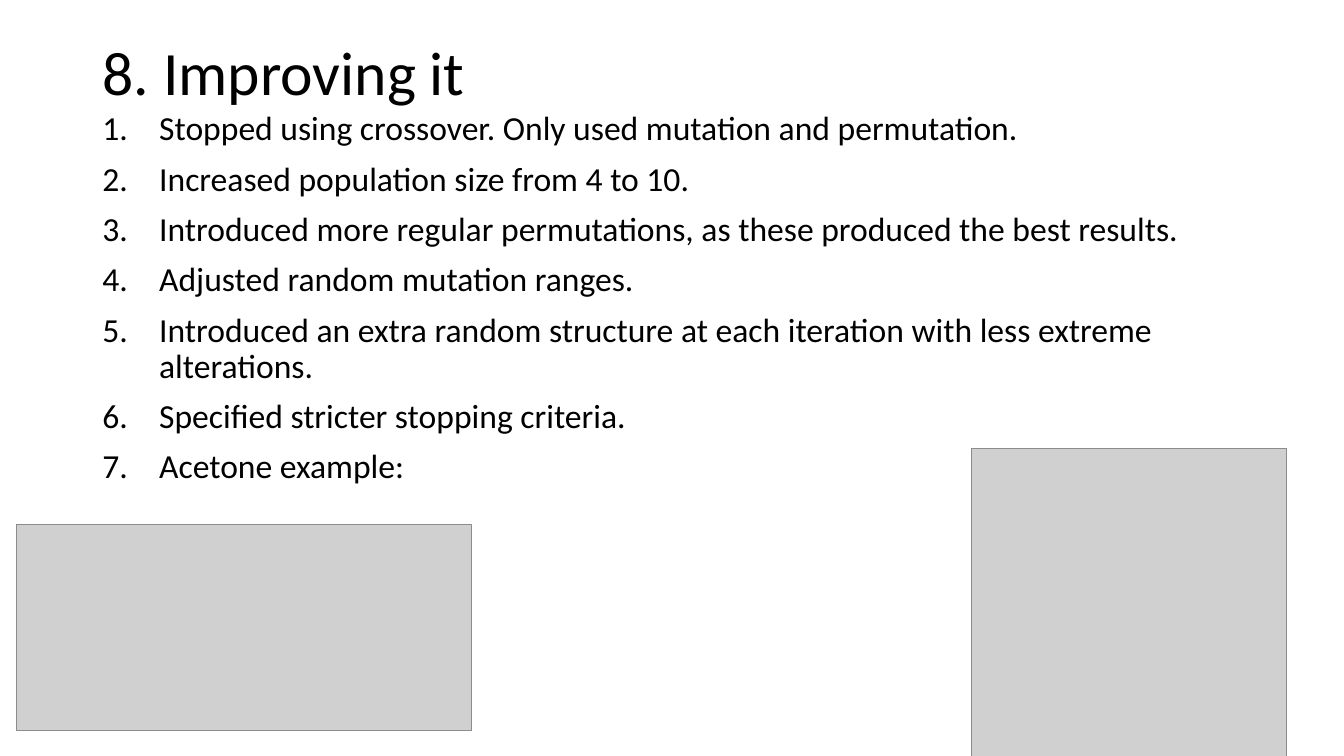
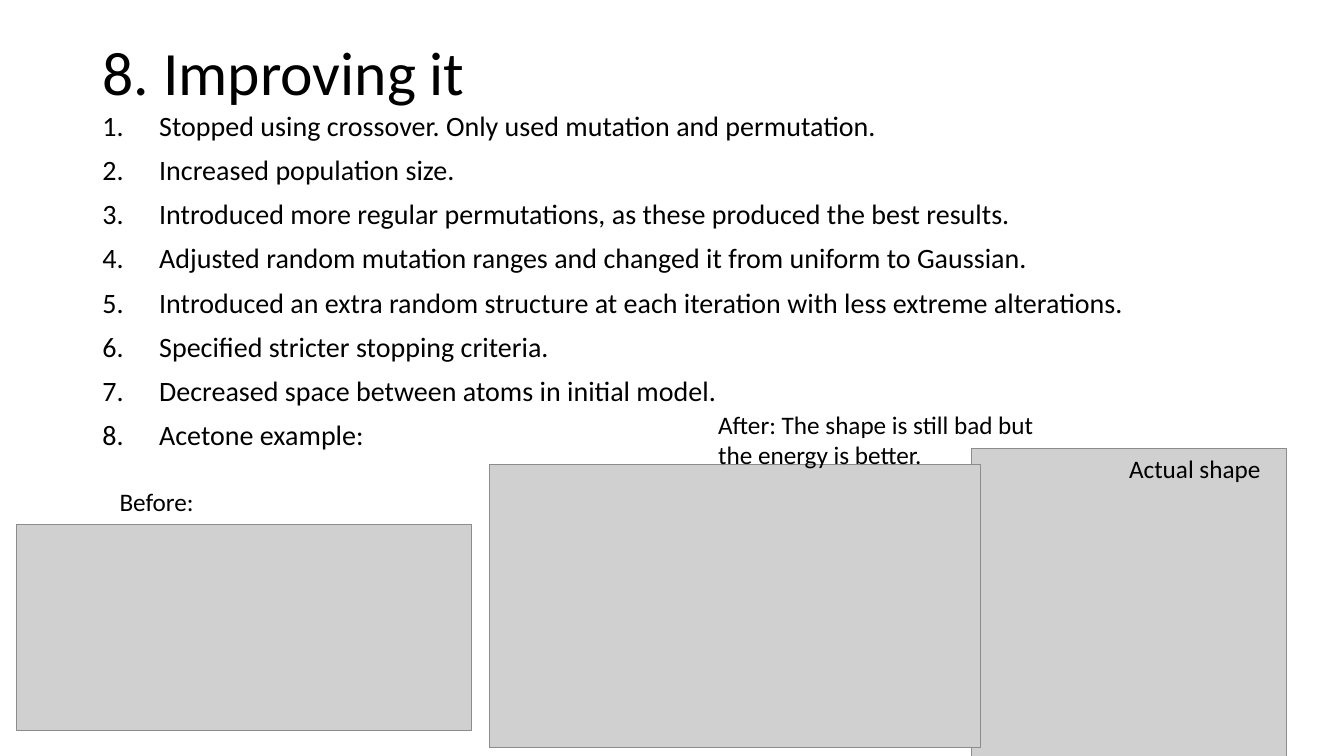
Before and after one commit to Sophie-Turner/GeOpt, a slide deck: slide 18 of Documentation/Sprint2/Presentation.pptx. Drawn at 1344x756 pixels with LibreOffice and Linux fonts; fonts in the diff are those of the drawing; grey boxes stand for pictures. Boxes give left, top, right and bottom in pixels: in the first picture for what was removed or moved away, otherwise in the second. Text is boxed around its words. In the diff, an @@ line names an element or a change of style, - is before the commit and + after.

```diff
--- a/Documentation/Sprint2/Presentation.pptx
+++ b/Documentation/Sprint2/Presentation.pptx
@@ text at (x1=159, y1=116, x2=1122, y2=450): size 24 to 20 pt in "Stopped using crossover. Only used mutation and ...", "Introduced more regular permutations, as these produced ...", "Introduced an extra random structure at each ...", "Specified stricter stopping criteria." and 1 more places @@
@@ text at (x1=159, y1=160, x2=455, y2=185): text changed; size 24 to 20 pt @@
-2. Increased population size from 4 to 10.
+2. Increased population size.
@@ text at (x1=159, y1=248, x2=1026, y2=273): text changed; size 24 to 20 pt @@
-4. Adjusted random mutation ranges.
+4. Adjusted random mutation ranges and changed it from uniform to Gaussian.
@@ text at (x1=159, y1=381, x2=715, y2=406): paragraph added @@
+7. Decreased space between atoms in initial model.
@@ text added at (x1=718, y1=416, x2=1033, y2=469), 18 pt, text #000000 @@
+After: The shape is still bad but the energy is better.
@@ picture added at (x1=490, y1=465, x2=981, y2=748) @@
@@ text added at (x1=1129, y1=460, x2=1260, y2=482), 18 pt, text #000000 @@
+Actual shape
@@ text added at (x1=120, y1=493, x2=194, y2=511), 18 pt, text #000000 @@
+Before:
```
Also in this commit, not shown: 14 other files.
